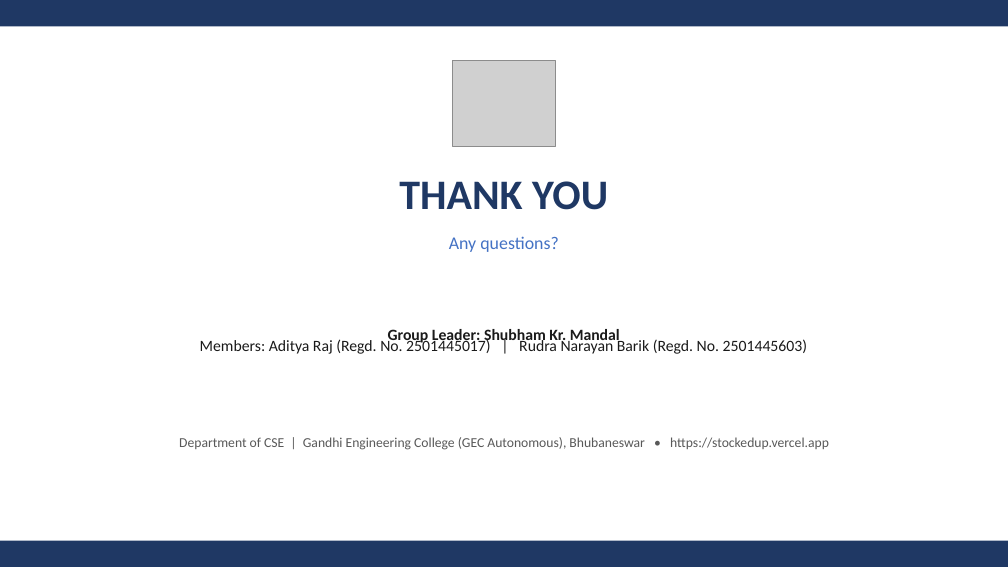
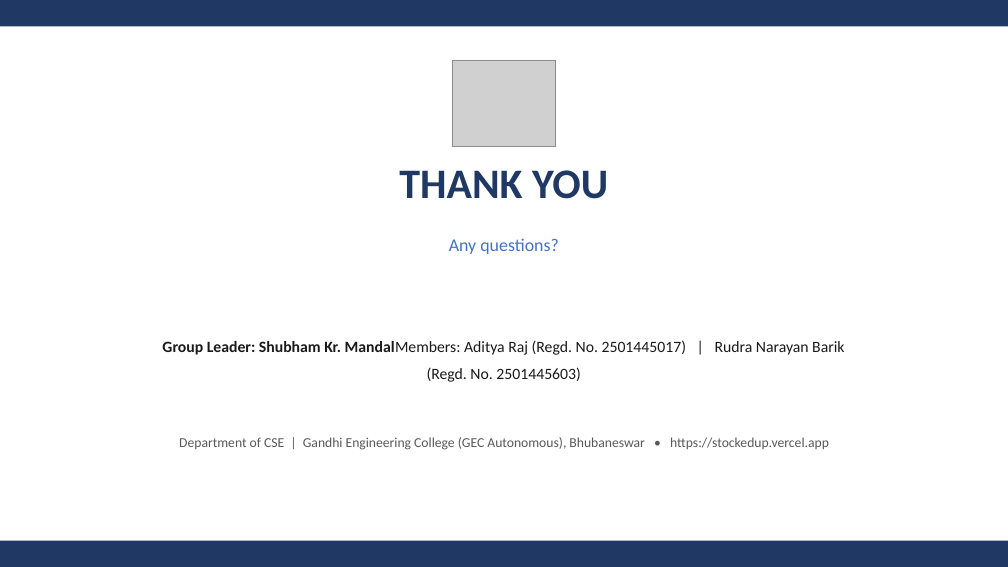
Before and after one commit to adittsingh/Online-Shopping-E-Commerce-System, a slide deck: slide 13 of Stockedup_Project_Presentation.pptx. Drawn at 1008x567 pixels with LibreOffice and Linux fonts; fonts in the diff are those of the drawing; grey boxes stand for pictures. Boxes give left, top, right and bottom in pixels: in the first picture for what was removed or moved away, otherwise in the second. Text is boxed around its words. In the diff, an @@ line names an element or a change of style, - is before the commit and + after.

Commit message:
Use deployed Vercel URLs instead of localhost; fix overlapping text in presentation slides

```diff
--- a/Stockedup_Project_Presentation.pptx
+++ b/Stockedup_Project_Presentation.pptx
@@ text "THANK YOU": place and size @@
-text "THANK YOU" at box(399, 181, 608, 210)
+text "THANK YOU" at box(399, 170, 608, 199)
@@ text at box(162, 340, 844, 382): text changed @@
-Group Leader: Shubham Kr. Mandal
-Members: Aditya Raj (Regd. No. 2501445017) | Rudra Narayan Barik (Regd. No. 2501445603)
+Group Leader: Shubham Kr. MandalMembers: Aditya Raj (Regd. No. 2501445017) | Rudra Narayan Barik (Regd. No. 2501445603)
```
Also in this commit, not shown: 2 other slides changed, 6 other files.
